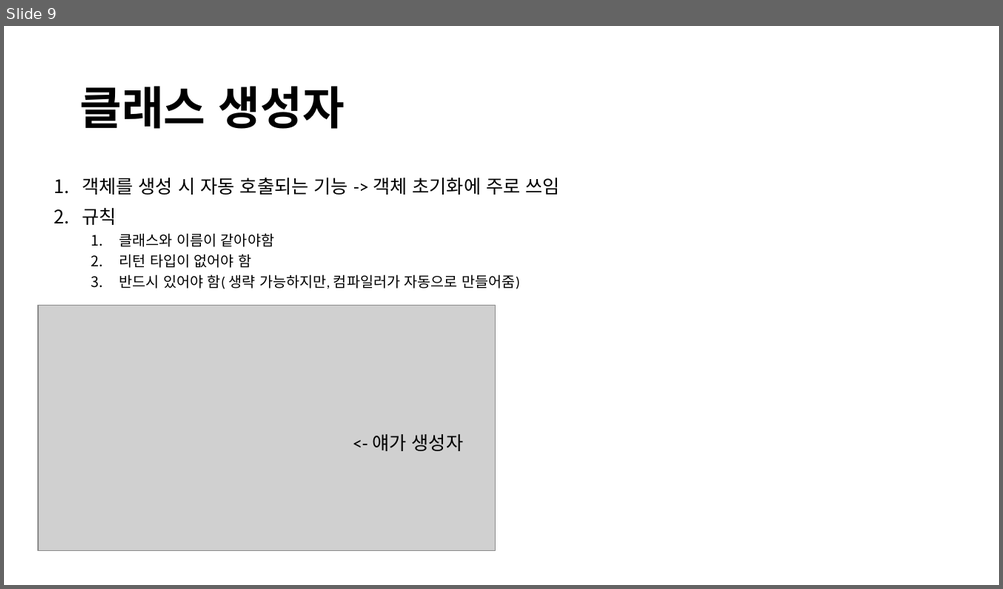
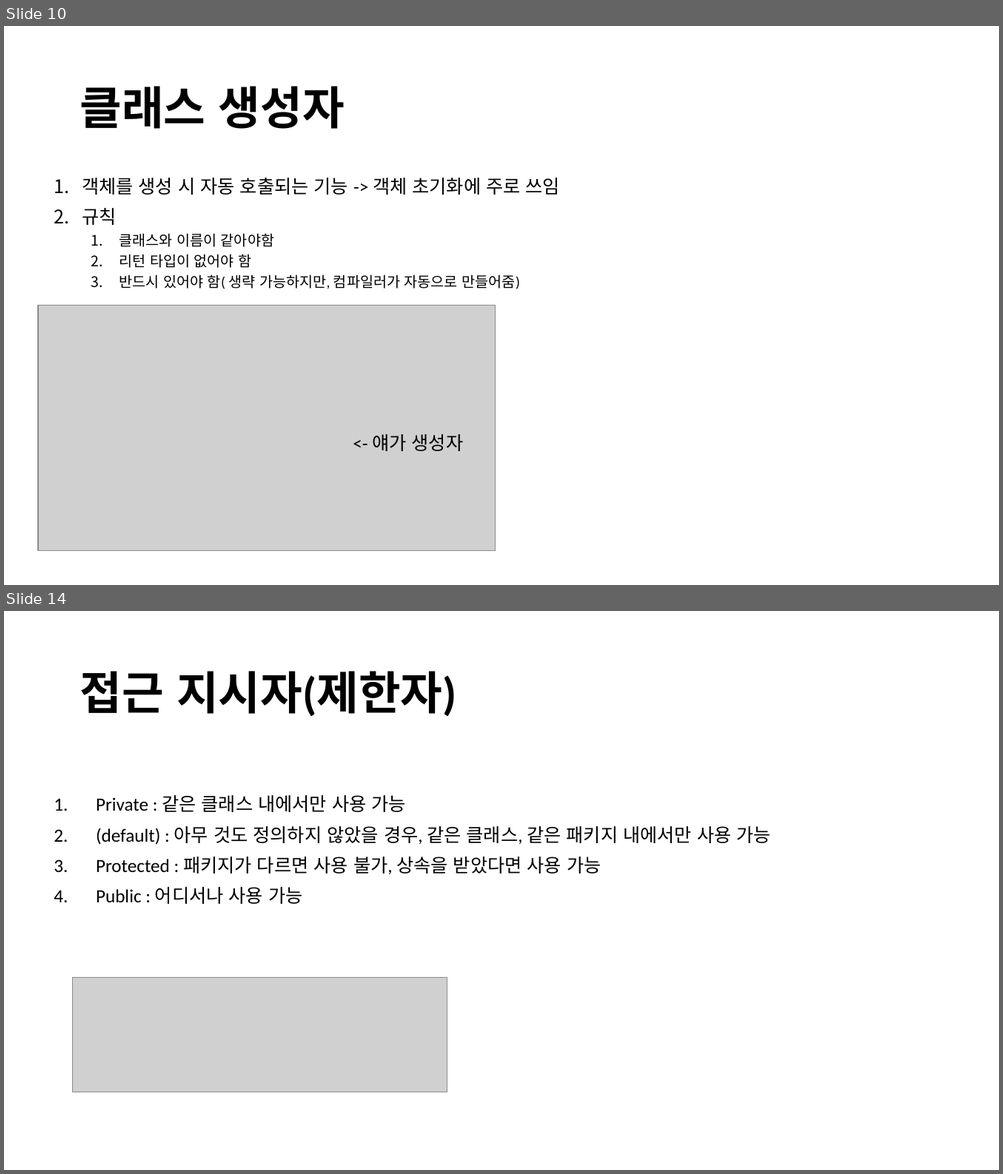
Before and after one commit to junguksim/NL_Java_Study, a slide deck: resources/NL Java 스터디 1회차.pptx. Shown one above the other, each under a label of ours: slide 9 before the commit, slides 10 and 14 after it; the slides between them are not shown. The pictures are 1003x589 and 1003x1174 pixels, drawn with LibreOffice and Linux fonts; fonts in the diff are those of the drawing; grey boxes stand for pictures. Boxes give left, top, right and bottom in pixels: in the first picture for what was removed or moved away, otherwise in the second. Text is boxed around its words. In the diff, an @@ line names an element or a change of style, - is before the commit and + after.

Commit message:
스터디 2주차 : 클래스의 개념

```diff
--- a/resources/NL Java 스터디 1회차.pptx
+++ b/resources/NL Java 스터디 1회차.pptx
@@ slide 14 added at box(4, 611, 999, 1170), background #FFFFFF @@
@@ title added at box(79, 671, 457, 716), 44 pt, text #000000, bold @@
+접근 지시자(제한자)
@@ text added at box(96, 795, 771, 904), 18 pt, text #000000 @@
+1. Private : 같은 클래스 내에서만 사용 가능
+2. (default) : 아무 것도 정의하지 않았을 경우, 같은 클래스, 같은 패키지 내에서만 사용 가능
+3. Protected : 패키지가 다르면 사용 불가, 상속을 받았다면 사용 가능
+4. Public : 어디서나 사용 가능
@@ picture added at box(73, 978, 447, 1092) @@
@@ what was slide 9 is now slide 10 @@
```
Also in this commit, not shown: 3 slides changed, 3 other slides added, 9 other files.
